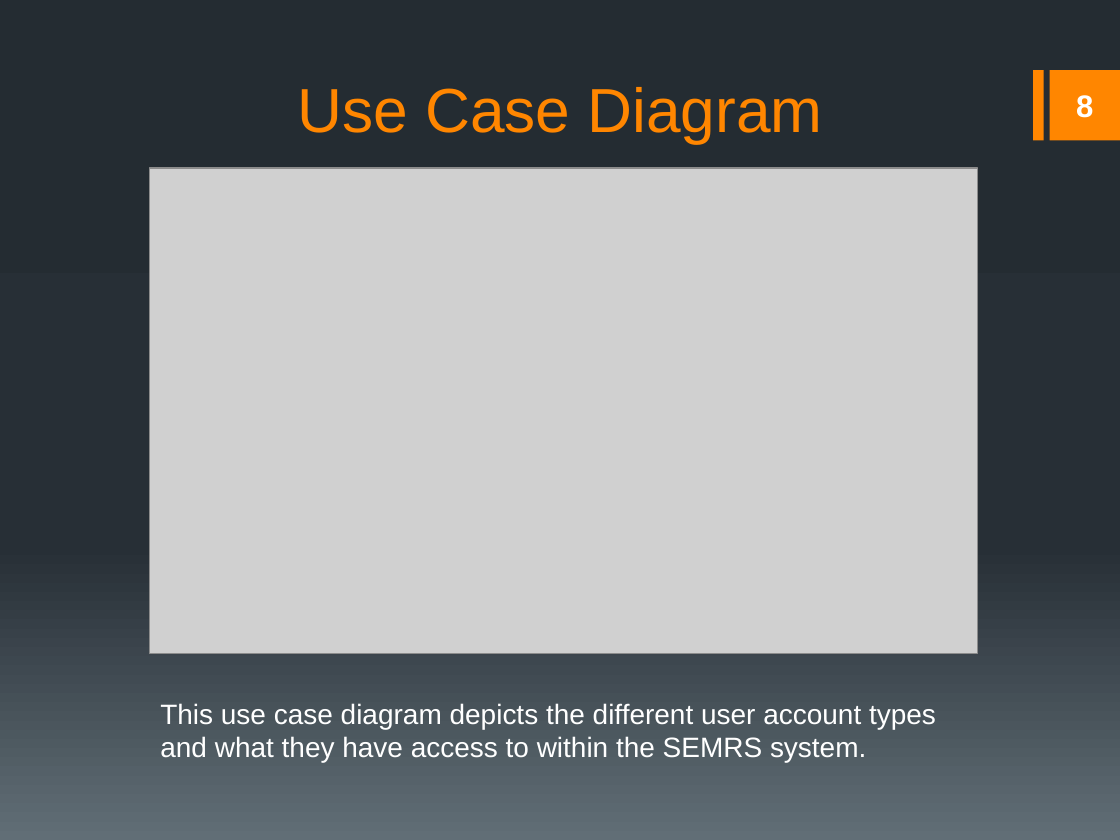
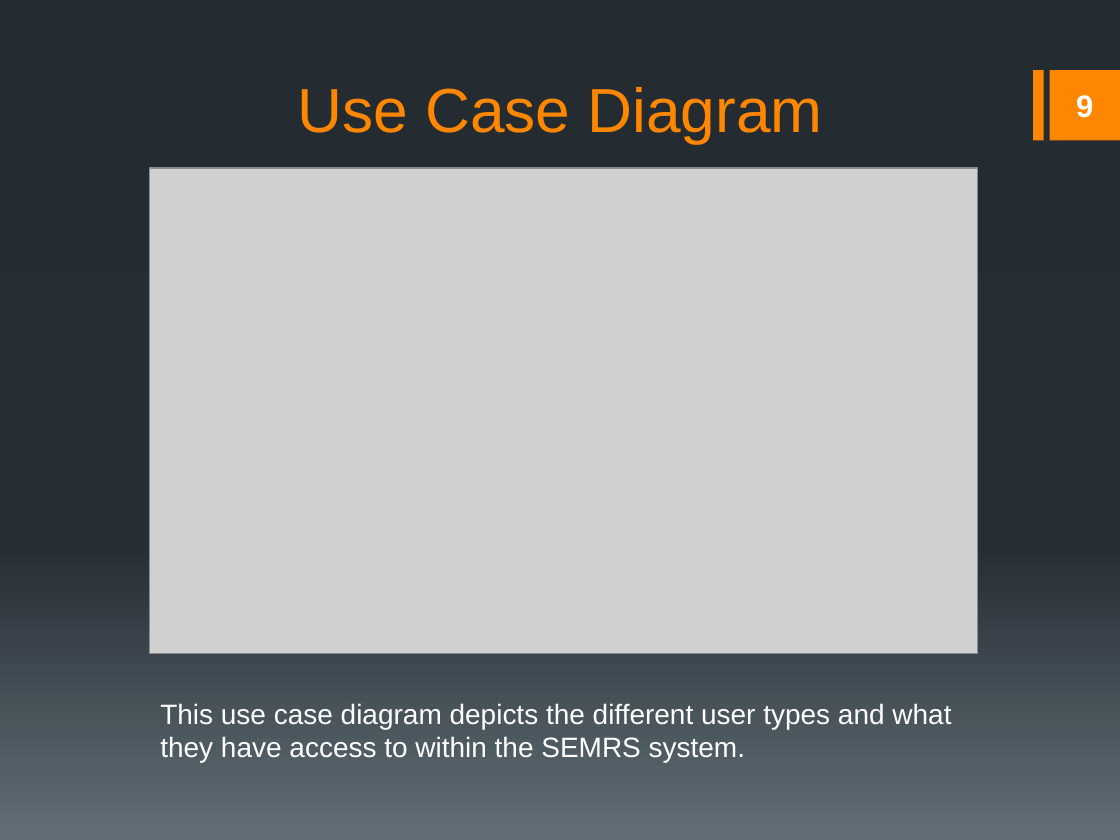
Before and after one commit to rmkane/semrs, a slide deck: slide 9 of Documentation/Final_Presentation.pptx (slide 8 before the commit). Drawn at 1120x840 pixels with LibreOffice and Linux fonts; fonts in the diff are those of the drawing; grey boxes stand for pictures. Boxes give left, top, right and bottom in pixels: in the first picture for what was removed or moved away, otherwise in the second. Text is boxed around its words. In the diff, an @@ line names an element or a change of style, - is before the commit and + after.

```diff
--- a/Documentation/Final_Presentation.pptx
+++ b/Documentation/Final_Presentation.pptx
@@ page number at <box>1076,95,1093,118</box>: text changed @@
-8
+9
@@ text at <box>160,703,951,762</box>: text changed @@
-This use case diagram depicts the different user account types and what they have access to within the SEMRS system.
+This use case diagram depicts the different user types and what they have access to within the SEMRS system.
```
Also in this commit, not shown: 7 other slides changed, 2 slides added, 1 other file.
